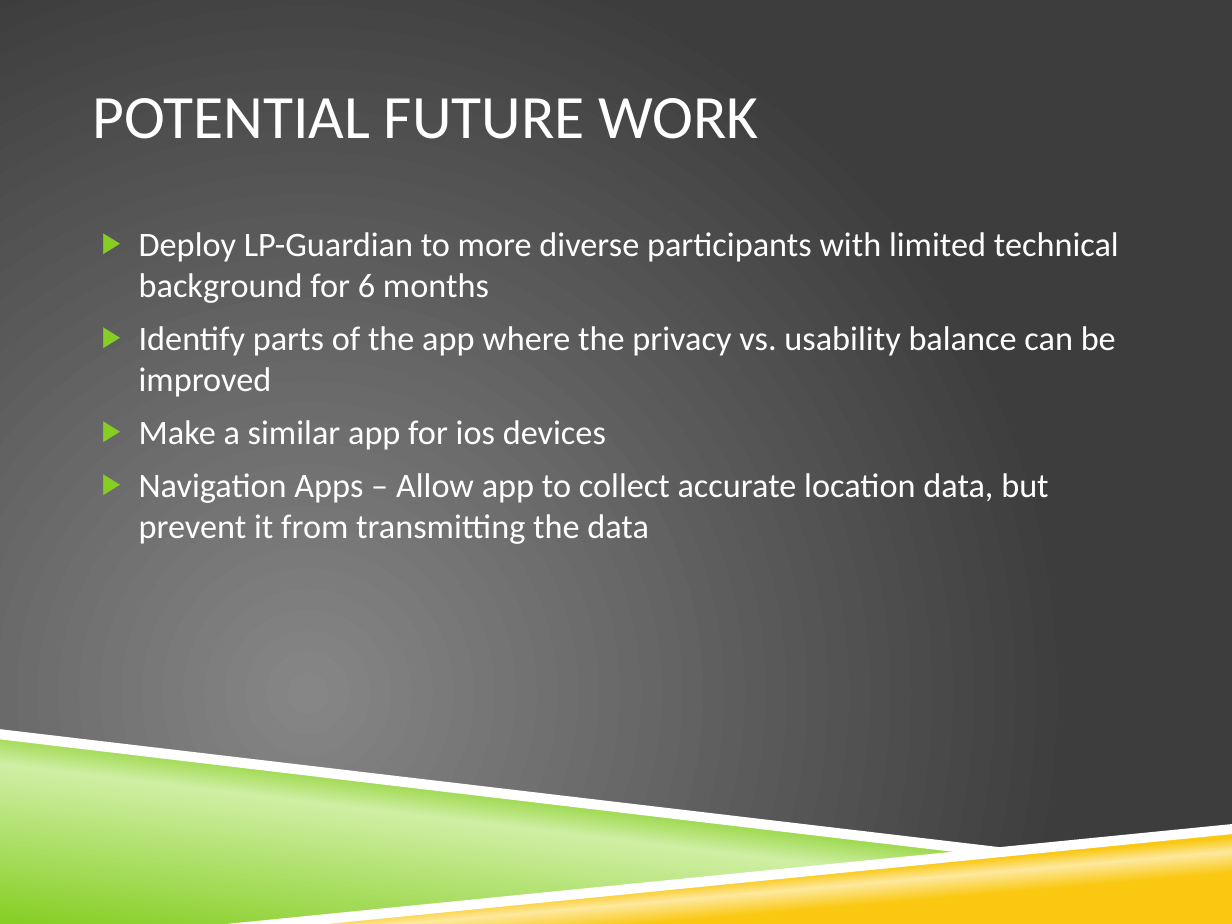
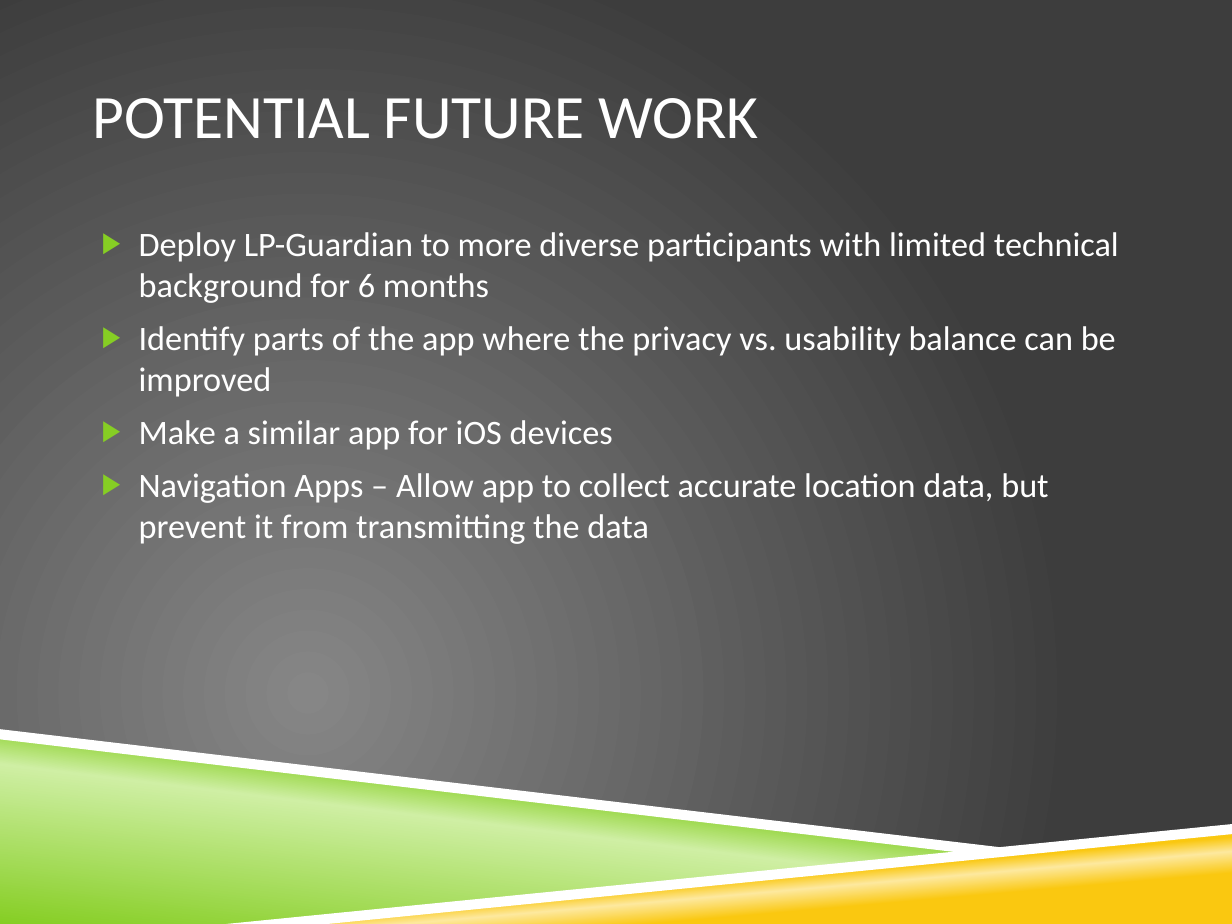
Before and after one commit to vfasburg/cse_825, a slide deck: slide 21 of PaperPresentation/Paper_Presentation_Fasburg_Reiff_Thomas.pptx (slide 16 before the commit). Drawn at 1232x924 pixels with LibreOffice and Linux fonts; fonts in the diff are those of the drawing; background and template pictures are left out. Boxes give left, top, right and bottom in pixels: in the first picture for what was removed or moved away, otherwise in the second. Text is boxed around its words. In the diff, an @@ line names an element or a change of style, - is before the commit and + after.

```diff
--- a/PaperPresentation/Paper_Presentation_Fasburg_Reiff_Thomas.pptx
+++ b/PaperPresentation/Paper_Presentation_Fasburg_Reiff_Thomas.pptx
@@ text at box(139, 420, 613, 450): text changed @@
-▶ Make a similar app for ios devices
+▶ Make a similar app for iOS devices
```
Also in this commit, not shown: 2 other slides changed, 8 slides added, 1 slide removed.
